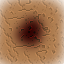
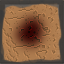
Before/after of a 64×64 layered artwork. What changed in the layer stack:
painted on "Curves 2", unmasked it over left=0, top=0, right=64, bottom=64
renamed "Curves 1" to "Layer 1", painted on it over left=0, top=0, right=64, bottom=64
